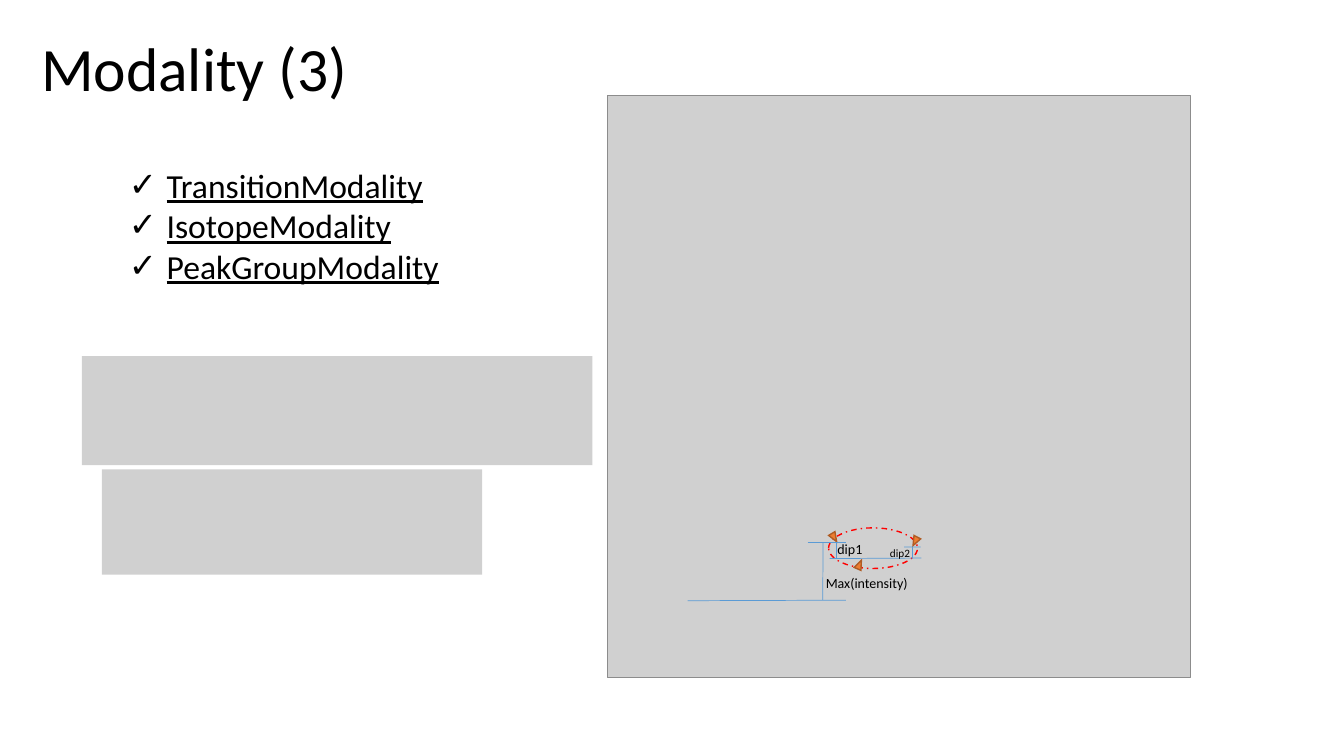
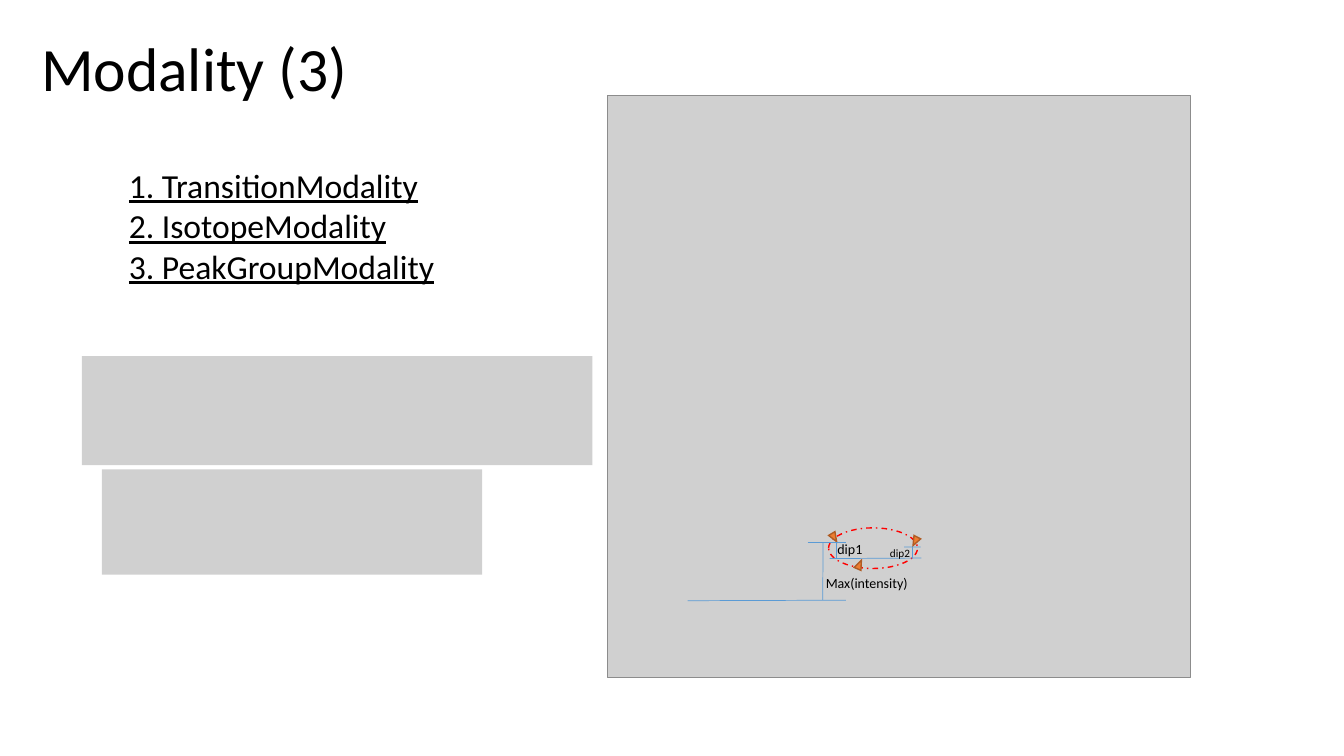
Before and after one commit to ChienChien0712/chromatogram_signal-s_peak_quality_scoring_system, a slide deck: slide 3 of ppt/MRM-QC指標_芊.pptx. Drawn at 1344x756 pixels with LibreOffice and Linux fonts; fonts in the diff are those of the drawing; grey boxes stand for pictures. Boxes give left, top, right and bottom in pixels: in the first picture for what was removed or moved away, otherwise in the second. Text is boxed around its words. In the diff, an @@ line names an element or a change of style, - is before the commit and + after.

Commit message:
peak_quality_scoring_system

```diff
--- a/ppt/MRM-QC指標_芊.pptx
+++ b/ppt/MRM-QC指標_芊.pptx
@@ text at bbox=[129, 174, 434, 285]: text changed @@
-✓ TransitionModality
-✓ IsotopeModality
-✓ PeakGroupModality
+1. TransitionModality
+2. IsotopeModality
+3. PeakGroupModality
```
Also in this commit, not shown: 7 other slides changed, 10 other files.
